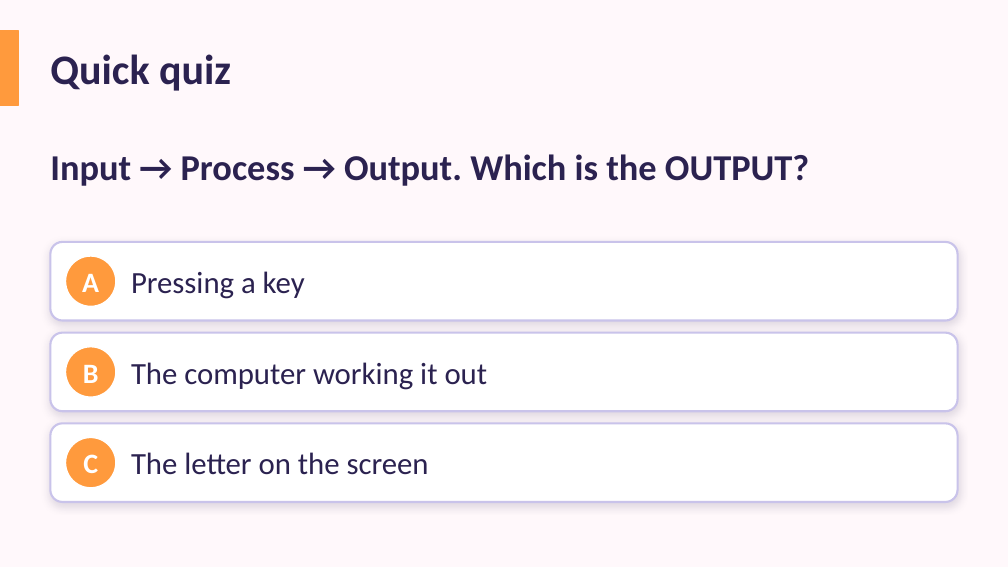
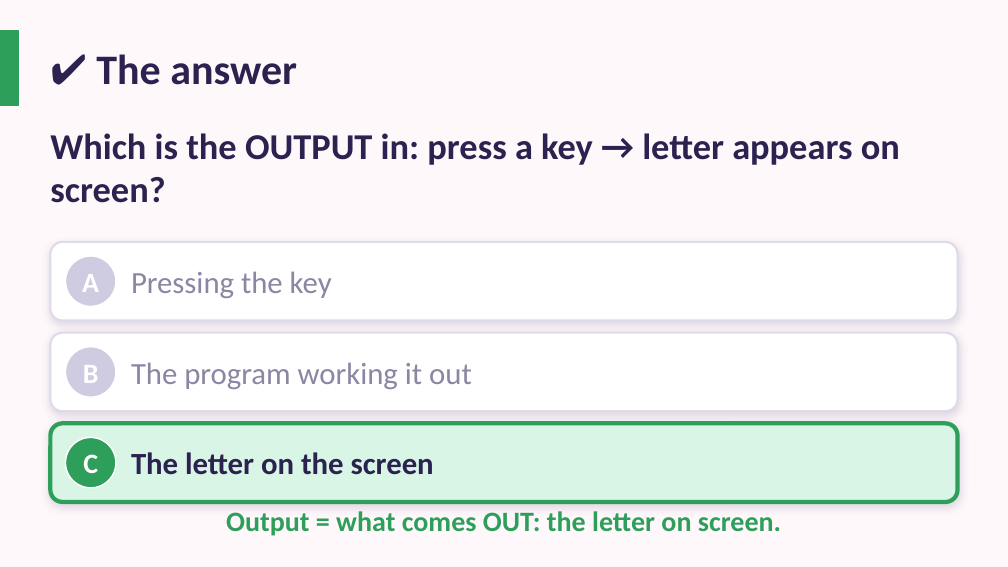
Before and after one commit to abualrif22-glitch/NBC, a slide deck: slide 13 of resources/Year-3/Y3 Unit summary - Connecting Computers.pptx (slide 73 before the commit). Drawn at 1008x567 pixels with LibreOffice and Linux fonts; fonts in the diff are those of the drawing. Boxes give left, top, right and bottom in pixels: in the first picture for what was removed or moved away, otherwise in the second. Text is boxed around its words. In the diff, an @@ line names an element or a change of style, - is before the commit and + after.

```diff
--- a/resources/Year-3/Y3 Unit summary - Connecting Computers.pptx
+++ b/resources/Year-3/Y3 Unit summary - Connecting Computers.pptx
@@ rectangle at [0,30,18,106]: fill #FF9A3D to #2E9E5B; outline #FF9A3D 1 pt to #2E9E5B 1 pt @@
@@ text at [96,54,297,85]: text changed @@
-Quick quiz
+✔ The answer
@@ text at [50,133,900,203]: text changed @@
-Input → Process → Output. Which is the OUTPUT?
+Which is the OUTPUT in: press a key → letter appears on screen?
@@ rounded rectangle at [50,242,958,321]: outline #C9C3EA 1.5 pt to #DDDAEA 1.5 pt @@
@@ ellipse at [66,256,116,306]: fill #FF9A3D to #CFCBE0 @@
@@ text at [131,271,332,298]: text changed; text colour #2B2250 to #8A86A3 @@
-Pressing a key
+Pressing the key
@@ rounded rectangle at [50,333,958,411]: outline #C9C3EA 1.5 pt to #DDDAEA 1.5 pt @@
@@ ellipse at [66,347,116,397]: fill #FF9A3D to #CFCBE0 @@
@@ text at [131,362,472,389]: text changed; text colour #2B2250 to #8A86A3 @@
-The computer working it out
+The program working it out
@@ rounded rectangle at [50,423,958,502]: fill #FFFFFF to #D9F5E6; outline #C9C3EA 1.5 pt to #2E9E5B 3 pt @@
@@ ellipse at [66,437,116,488]: fill #FF9A3D to #2E9E5B @@
@@ text "The letter on the screen" at [131,452,434,475]: bold on @@
@@ text added at [226,511,781,536], 20 pt, text #2E9E5B, bold @@
+Output = what comes OUT: the letter on screen.
```
Also in this commit, not shown: 14 other slides changed, 15 slides added, 68 slides removed, 1 other file.
